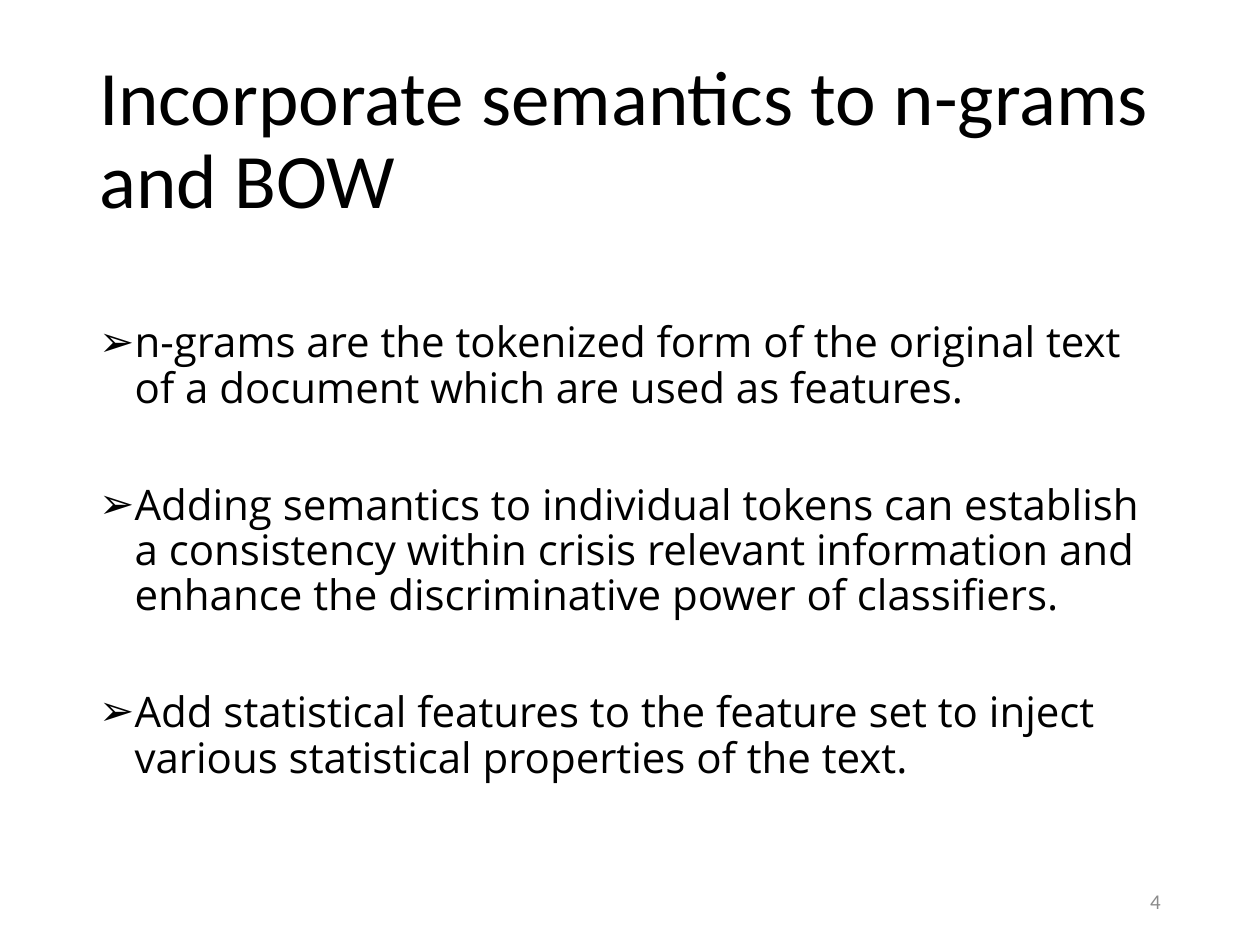
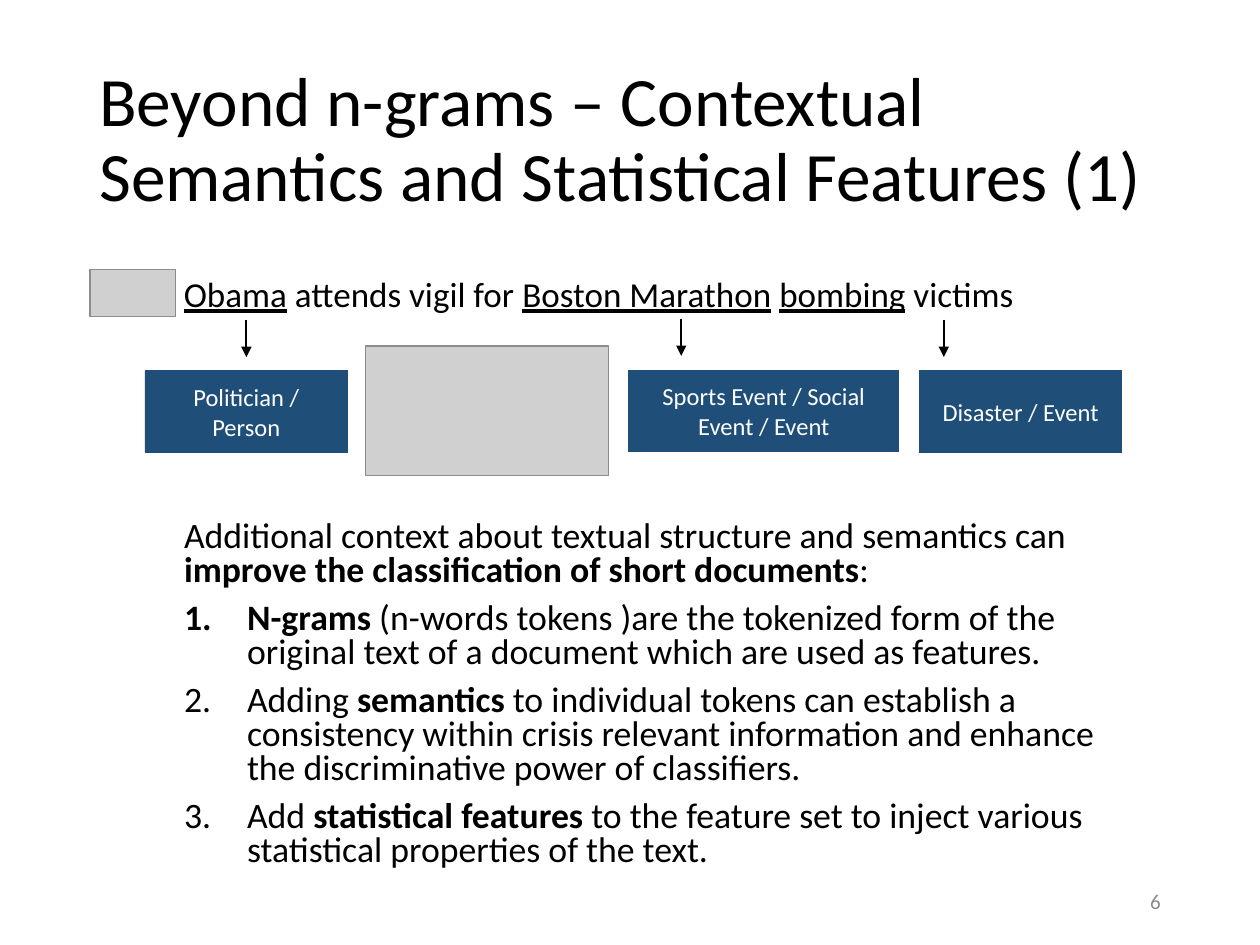
Before and after one commit to evhart/smasac-tutorial, a slide deck: slide 6 of slides/pptx/4-classification.pptx (slide 4 before the commit). Drawn at 1260x945 pixels with LibreOffice and Linux fonts; fonts in the diff are those of the drawing; grey boxes stand for pictures. Boxes give left, top, right and bottom in pixels: in the first picture for what was removed or moved away, otherwise in the second. Text is boxed around its words. In the diff, an @@ line names an element or a change of style, - is before the commit and + after.

Commit message:
Update classification slides

```diff
--- a/slides/pptx/4-classification.pptx
+++ b/slides/pptx/4-classification.pptx
@@ title at <box>99,78,1140,211</box>: text changed; size 44 to 39.6 pt @@
-Incorporate semantics to n-grams and BOW
+Beyond n-grams – Contextual Semantics and Statistical Features (1)
@@ picture added at <box>89,270,175,316</box> @@
@@ text added at <box>184,282,1013,313</box>, 20 pt, text #000000, underline @@
+      Obama attends vigil for Boston Marathon bombing victims
@@ arrow added from (247, 320) to (247, 357), #000000 1 pt @@
@@ arrow added from (682, 319) to (682, 357), #000000 1 pt @@
@@ arrow added from (944, 320) to (944, 357), #000000 1 pt @@
@@ picture added at <box>365,346,609,476</box> @@
@@ rectangle added at <box>145,370,348,451</box>, fill #1F4E79, outline #1F4E79 0.5 pt, 14 pt, text #FFFFFF @@
+Politician / Person
@@ rectangle added at <box>629,370,898,451</box>, fill #1F4E79, outline #1F4E79 0.5 pt, 14 pt, text #FFFFFF @@
+Sports Event / Social Event / Event
@@ rectangle added at <box>920,370,1123,452</box>, fill #1F4E79, outline #1F4E79 0.5 pt, 14 pt, text #FFFFFF @@
+Disaster / Event
@@ text "Additional context about textual structure ...": place and size @@
-text "Additional context about textual structure ..." at <box>135,325,1138,783</box>
+text "Additional context about textual structure ..." at <box>184,523,1094,868</box>
@@ text at <box>184,523,1066,670</box>: text changed; size 24 to 20.4 pt; font Open Sans to Calibri @@
-  ➢ n-grams are the tokenized form of the original text of a document which are used as features.
+  Additional context about textual structure and semantics can improve the classification of short documents:
+  1. N-grams (n-words tokens )are the tokenized form of the original text of a document which are used as features.
@@ text at <box>247,687,1094,868</box>: size 24 to 20.4 pt, font Open Sans to Calibri in "Adding semantics to individual tokens can establish ...", "Add statistical features to the feature set ..."; bold on in "semantics", "statistical features"; bullet ➢ to 1.; line spacing 0.9 to 0.8 @@
@@ page number at <box>1150,895,1161,909</box>: text changed @@
-4
+6
```
Also in this commit, not shown: 11 other slides changed, 8 slides added, 1 other file.
